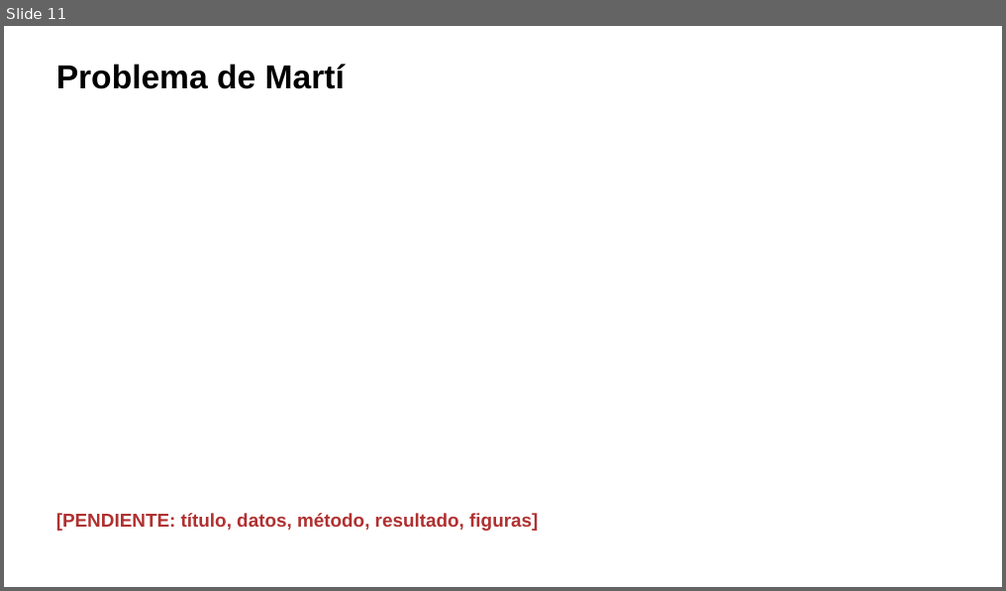
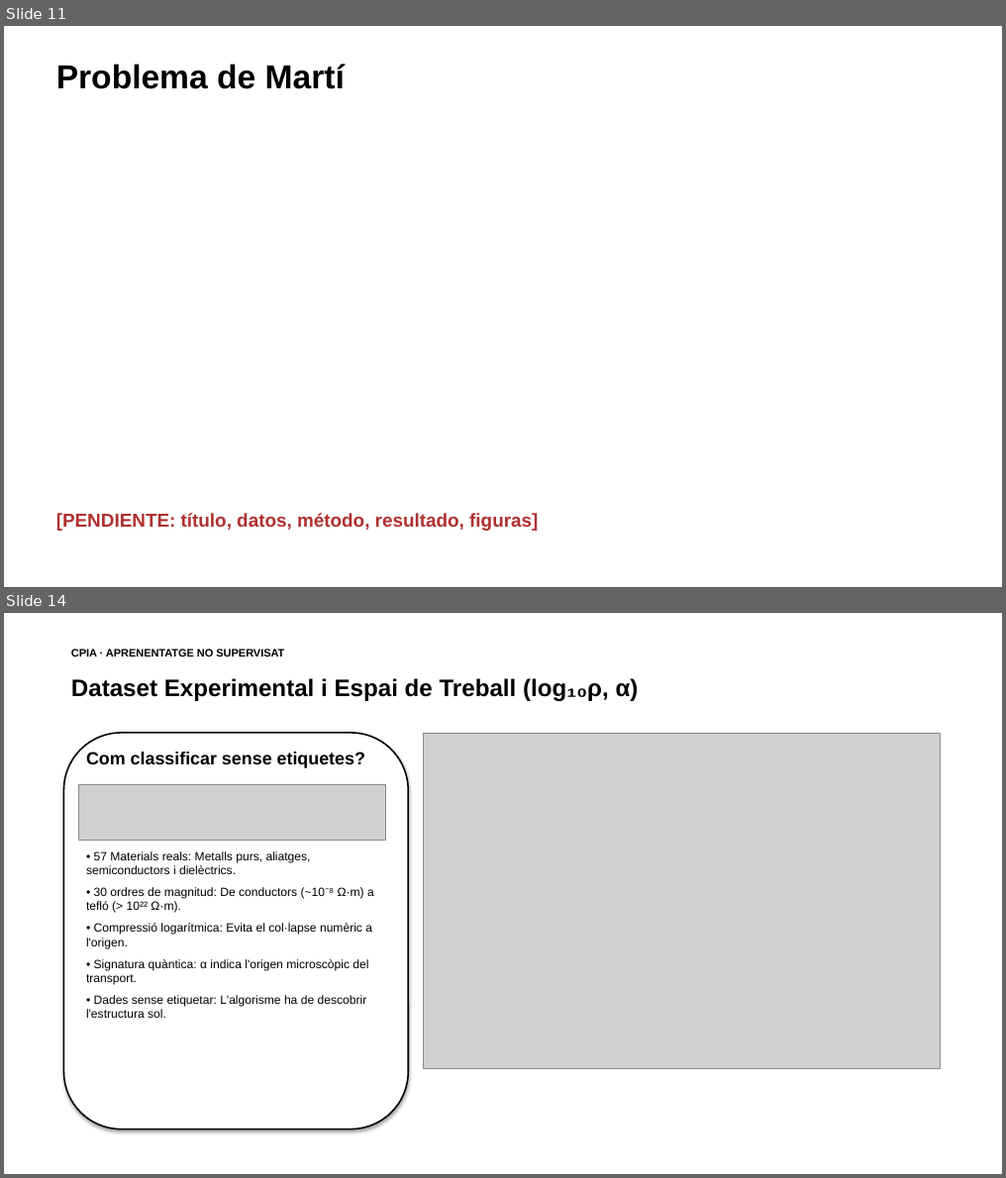
Before and after one commit to ArnauMontull/CPIA-Expo, a slide deck: presentacion/expo_cpia.pptx. Shown one above the other, each under a label of ours: slide 11 before the commit, slides 11 and 14 after it; the slides between them are not shown. The pictures are 1006x591 and 1006x1178 pixels, drawn with LibreOffice and Linux fonts; fonts in the diff are those of the drawing; grey boxes stand for pictures. Boxes give left, top, right and bottom in pixels: in the first picture for what was removed or moved away, otherwise in the second. Text is boxed around its words. In the diff, an @@ line names an element or a change of style, - is before the commit and + after.

```diff
--- a/presentacion/expo_cpia.pptx
+++ b/presentacion/expo_cpia.pptx
@@ slide 14 added at [4,613,1002,1174], background #FFFFFF @@
@@ text added at [71,649,284,657], 10.5 pt, text #000000, bold @@
+CPIA · APRENENTATGE NO SUPERVISAT
@@ text added at [71,678,639,701], 23 pt, text #000000, bold @@
+Dataset Experimental i Espai de Treball (log₁₀ρ, α)
@@ rounded rectangle added at [63,733,408,1130], fill #FFFFFF, outline #000000 1.5 pt @@
@@ text added at [86,752,365,768], 17 pt, text #000000, bold @@
+Com classificar sense etiquetes?
@@ picture added at [423,733,940,1069] @@
@@ picture added at [79,785,386,840] @@
@@ text added at [86,852,374,1018], 11.5 pt, text #000000 @@
+• 57 Materials reals: Metalls purs, aliatges, semiconductors i dielèctrics.
+• 30 ordres de magnitud: De conductors (~10⁻⁸ Ω·m) a tefló (> 10²² Ω·m).
+• Compressió logarítmica: Evita el col·lapse numèric a l'origen.
+• Signatura quàntica: α indica l'origen microscòpic del transport.
+• Dades sense etiquetar: L'algorisme ha de descobrir l'estructura sol.
```
Also in this commit, not shown: 2 slides changed, 6 other slides added, 5 slides removed, 4 other files.
